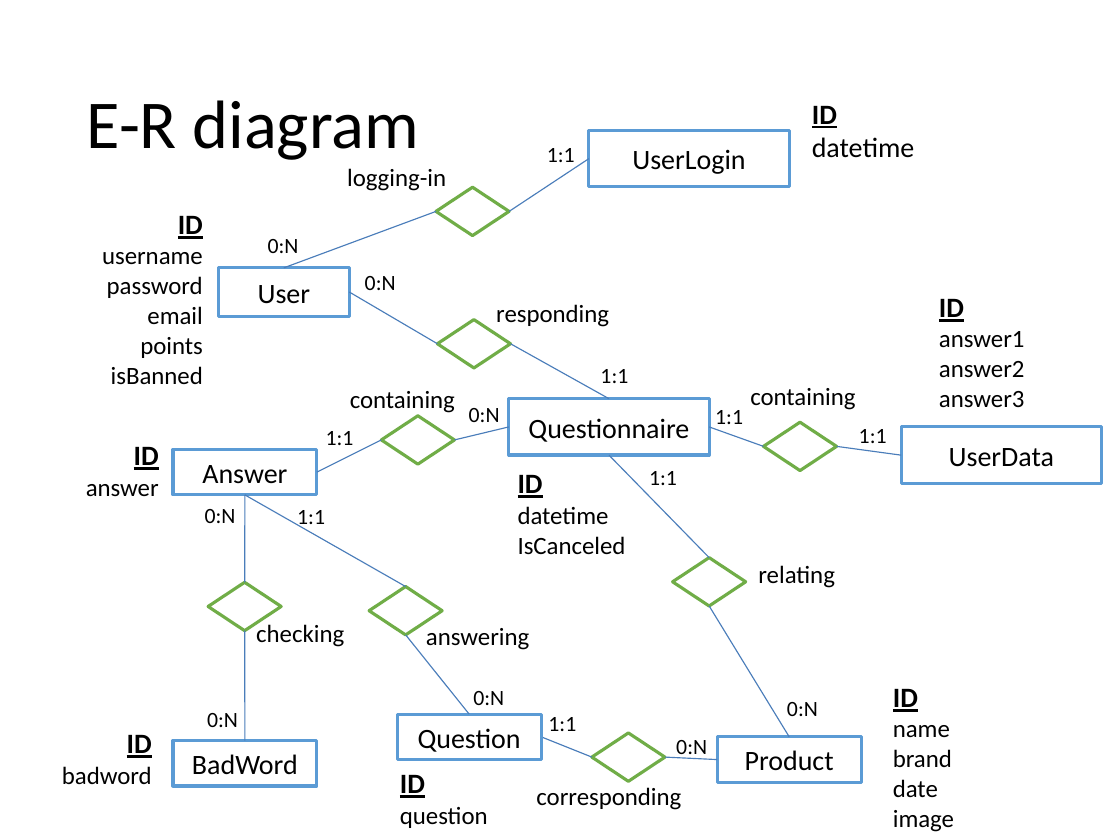
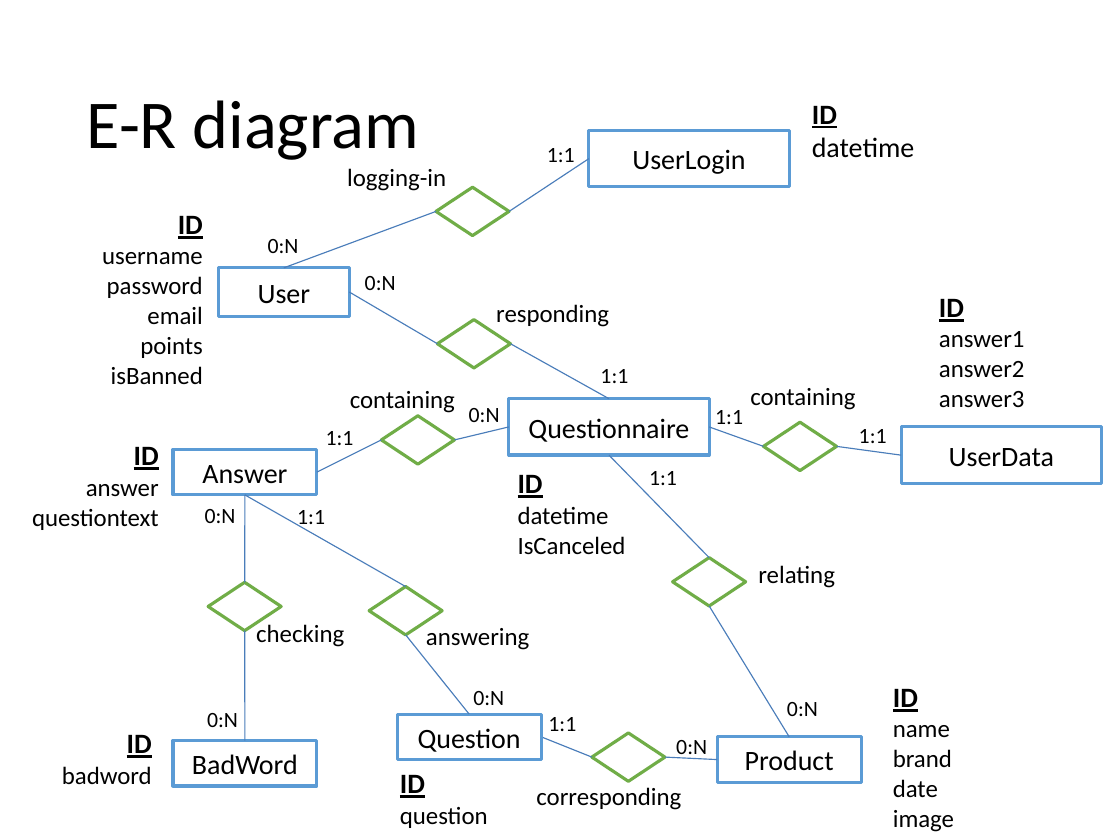
Before and after one commit to dacumming/MarketingGamification, a slide deck: slide 1 of MarketingProject.pptx. Drawn at 1120x840 pixels with LibreOffice and Linux fonts; fonts in the diff are those of the drawing. Boxes give left, top, right and bottom in pixels: in the first picture for what was removed or moved away, otherwise in the second. Text is boxed around its words. In the diff, an @@ line names an element or a change of style, - is before the commit and + after.

```diff
--- a/MarketingProject.pptx
+++ b/MarketingProject.pptx
@@ text at [32, 509, 159, 530]: paragraph added @@
+questiontext
```
Also in this commit, not shown: 12 other files.
